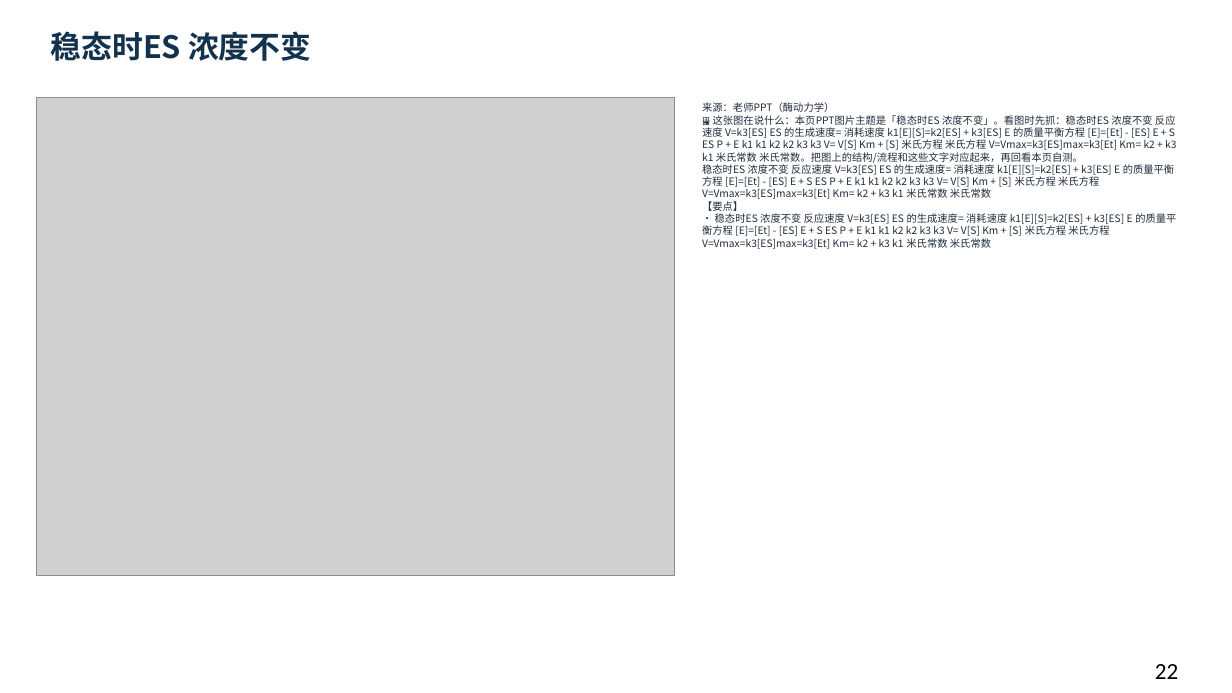
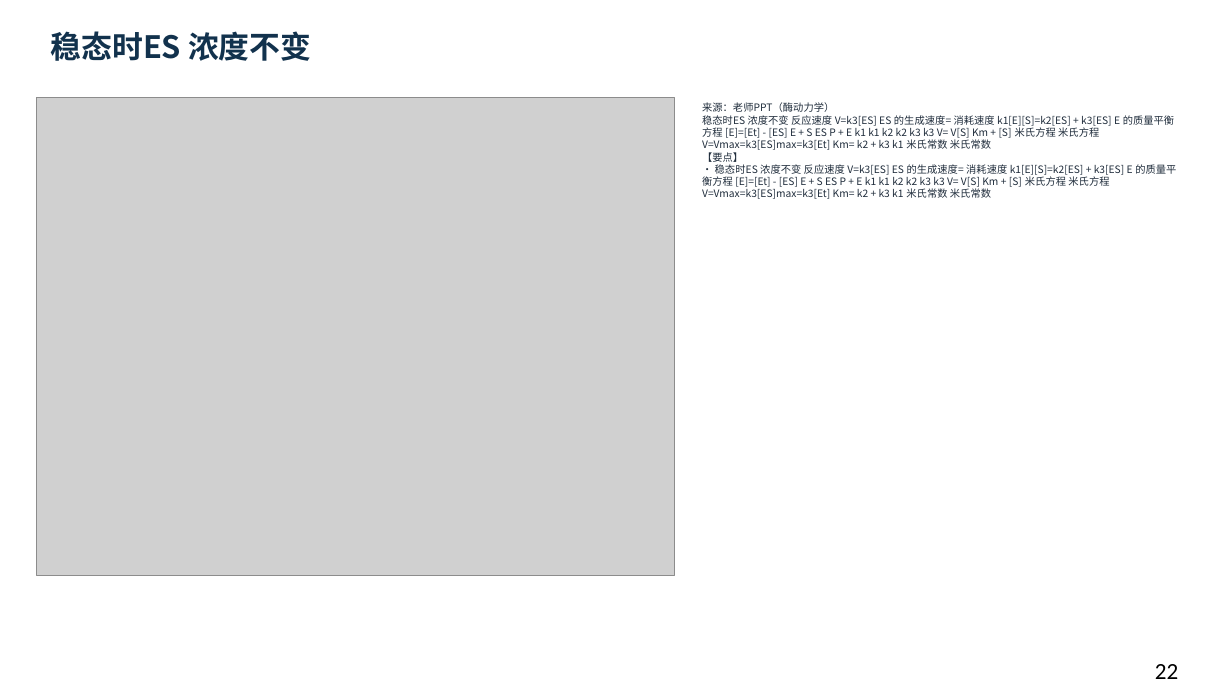
Before and after one commit to newkan-li/Biochemistry, a slide deck: slide 22 of downloads/bc07-ai-style.pptx. Drawn at 1232x693 pixels with LibreOffice and Linux fonts; fonts in the diff are those of the drawing; grey boxes stand for pictures. Boxes give left, top, right and bottom in pixels: in the first picture for what was removed or moved away, otherwise in the second. Text is boxed around its words. In the diff, an @@ line names an element or a change of style, - is before the commit and + after.

```diff
--- a/downloads/bc07-ai-style.pptx
+++ b/downloads/bc07-ai-style.pptx
@@ text at (702, 102, 1176, 199): text changed @@
-来源：老师PPT（酶动力学）
-🖼 这张图在说什么：本页PPT图片主题是「稳态时ES 浓度不变」。看图时先抓：稳态时ES 浓度不变 反应速度 V=k3[ES] ES 的生成速度= 消耗速度 k1[E][S]=k2[ES] + k3[ES] E 的质量平衡方程 [E]=[Et] - [ES] E + S ES P + E k1 k1 k2 k2 k3 k3 V= V[S] Km + [S] 米氏方程 米氏方程 V=Vmax=k3[ES]max=k3[Et] Km= k2 + k3 k1 米氏常数 米氏常数。把图上的结构/流程和这些文字对应起来，再回看本页自测。
-稳态时ES 浓度不变 反应速度 V=k3[ES] ES 的生成速度= 消耗速度 k1[E][S]=k2[ES] + k3[ES] E 的质量平衡方程 [E]=[Et] - [ES] E + S ES P + E k1 k1 k2 k2 k3 k3 V= V[S] Km + [S] 米氏方程 米氏方程 V=Vmax=k3[ES]max=k3[Et] Km= k2 + k3 k1 米氏常数 米氏常数
-【要点】
-• 稳态时ES 浓度不变 反应速度 V=k3[ES] ES 的生成速度= 消耗速度 k1[E][S]=k2[ES] + k3[ES] E 的质量平衡方程 [E]=[Et] - [ES] E + S ES P + E k1 k1 k2 k2 k3 k3 V= V[S] Km + [S] 米氏方程 米氏方程 V=Vmax=k3[ES]max=k3[Et] Km= k2 + k3 k1 米氏常数 米氏常数
+来源：老师PPT（酶动力学）
+稳态时ES 浓度不变 反应速度 V=k3[ES] ES 的生成速度= 消耗速度 k1[E][S]=k2[ES] + k3[ES] E 的质量平衡方程 [E]=[Et] - [ES] E + S ES P + E k1 k1 k2 k2 k3 k3 V= V[S] Km + [S] 米氏方程 米氏方程 V=Vmax=k3[ES]max=k3[Et] Km= k2 + k3 k1 米氏常数 米氏常数
+【要点】
+• 稳态时ES 浓度不变 反应速度 V=k3[ES] ES 的生成速度= 消耗速度 k1[E][S]=k2[ES] + k3[ES] E 的质量平衡方程 [E]=[Et] - [ES] E + S ES P + E k1 k1 k2 k2 k3 k3 V= V[S] Km + [S] 米氏方程 米氏方程 V=Vmax=k3[ES]max=k3[Et] Km= k2 + k3 k1 米氏常数 米氏常数
```
Also in this commit, not shown: 112 other slides changed, 20 other files.
